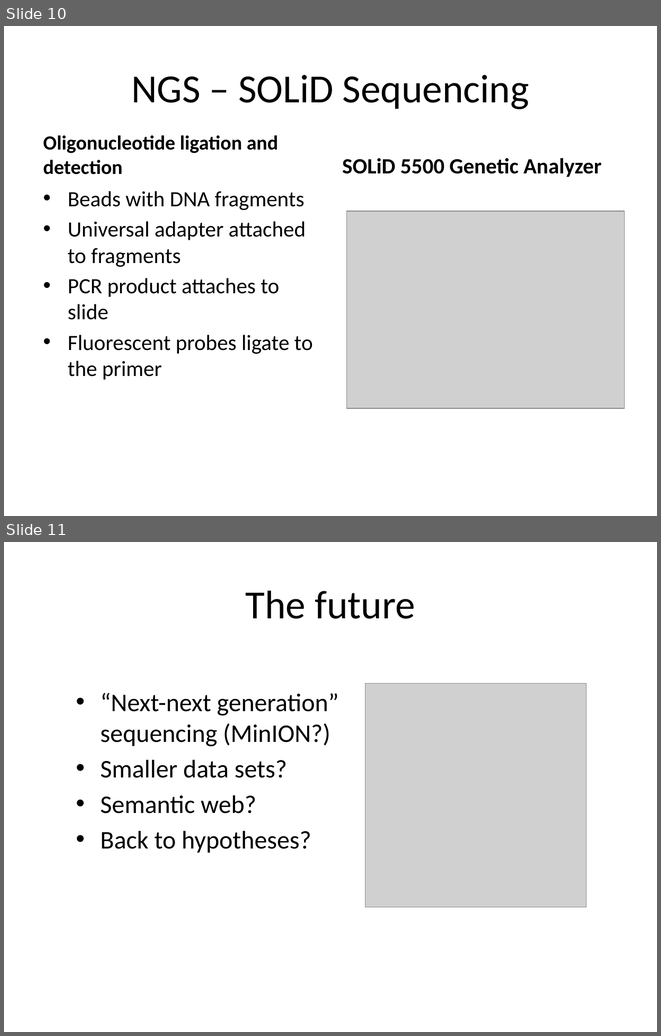
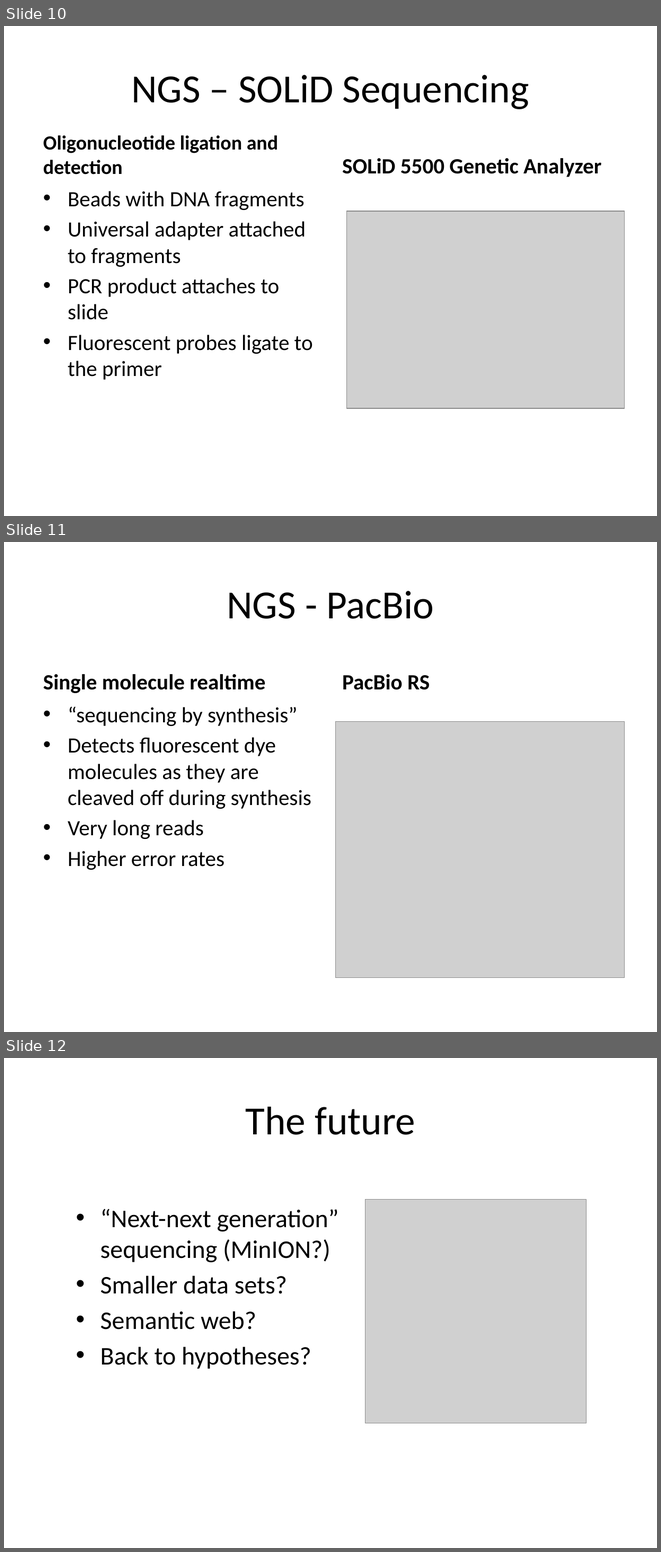
Before and after one commit to rvosa/ngs-workflows, a slide deck: doc/slides/day1/session1/NGSplatforms.pptx. Shown one above the other, each under a label of ours: slides 10 and 11 before the commit, slides 10, 11 and 12 after it. The pictures are 661x1036 and 661x1552 pixels, drawn with LibreOffice and Linux fonts; fonts in the diff are those of the drawing; grey boxes stand for pictures. Boxes give left, top, right and bottom in pixels: in the first picture for what was removed or moved away, otherwise in the second. Text is boxed around its words. In the diff, an @@ line names an element or a change of style, - is before the commit and + after.

```diff
--- a/doc/slides/day1/session1/NGSplatforms.pptx
+++ b/doc/slides/day1/session1/NGSplatforms.pptx
@@ slide 11 added at <box>4,542,657,1032</box>, background #FFFFFF @@
@@ title added at <box>227,591,434,619</box>, 44 pt, text #000000 @@
+NGS - PacBio
@@ text added at <box>43,674,265,693</box>, 24 pt, text #000000, bold @@
+Single molecule realtime
@@ text added at <box>342,674,430,690</box>, 24 pt, text #000000, bold @@
+PacBio RS
@@ text added at <box>68,706,311,870</box>, 24 pt, text #000000 @@
+• “sequencing by synthesis”
+• Detects fluorescent dye molecules as they are cleaved off during synthesis
+• Very long reads
+• Higher error rates
@@ picture added at <box>336,722,624,978</box> @@
@@ what was slide 11 is now slide 12 @@
```
Also in this commit, not shown: 1 slide changed.
